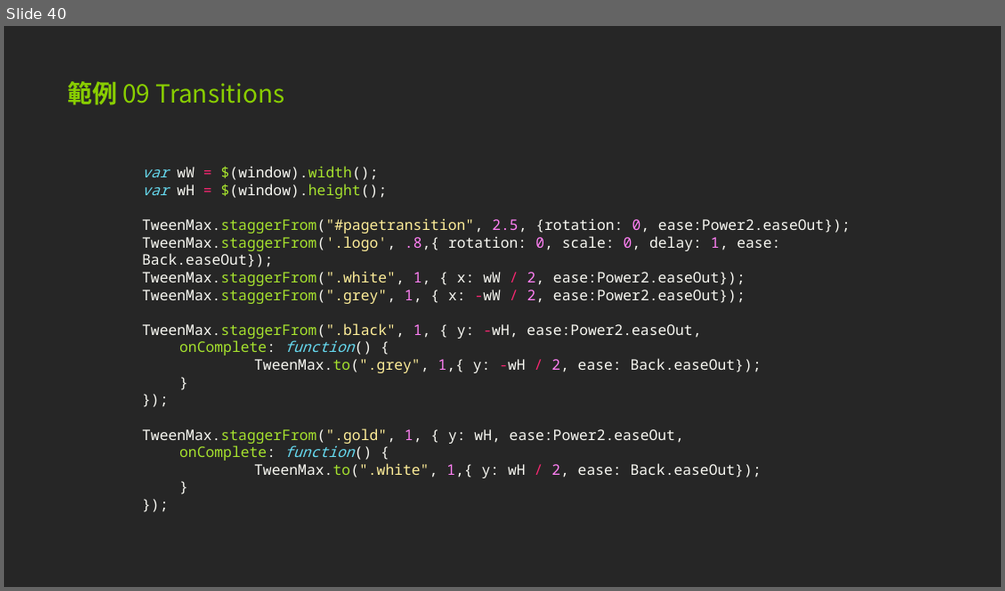
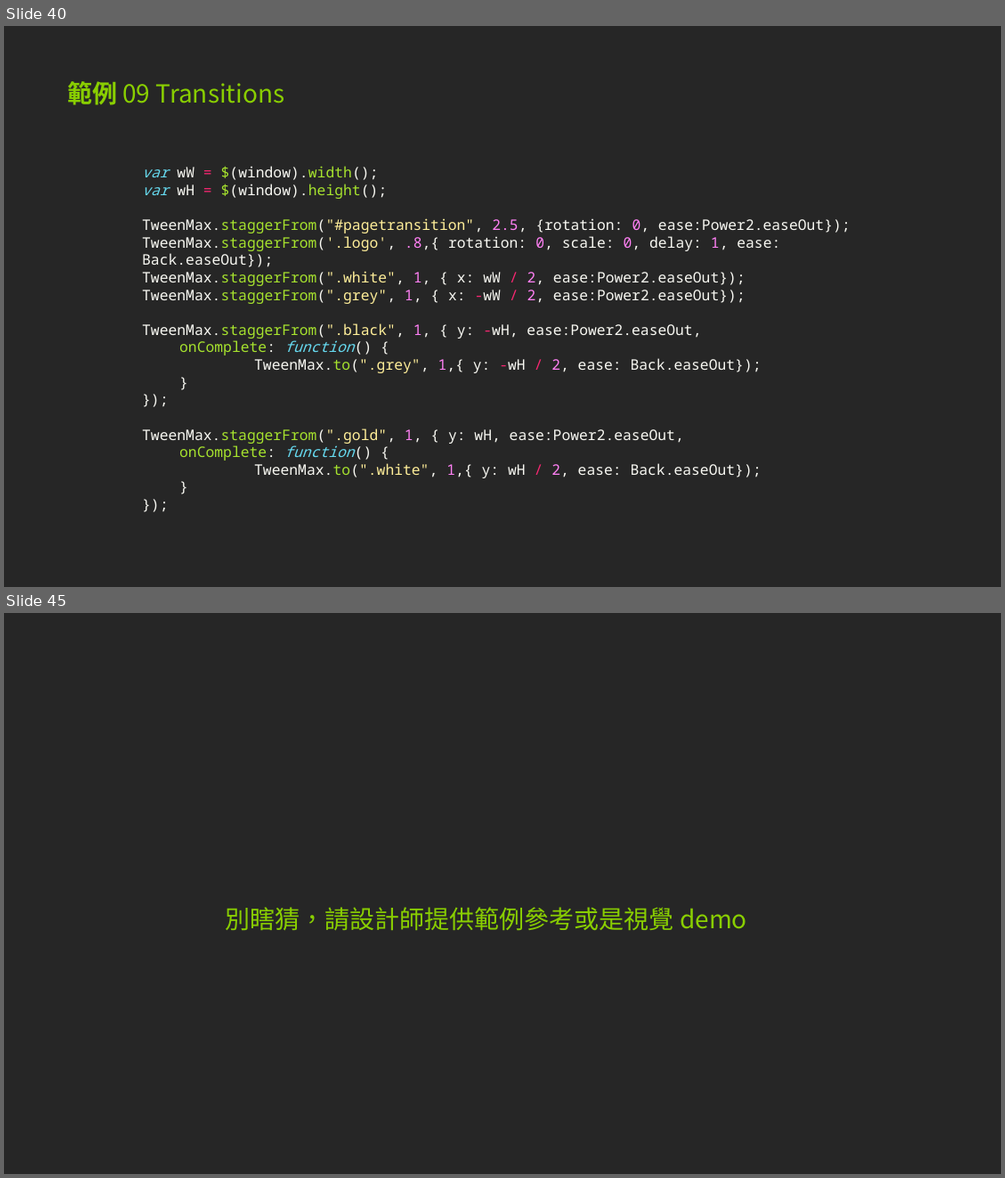
Before and after one commit to pgkusn/TweenMax_course_example, a slide deck: JavaScript ＆ TweenMax 動態特效速成實戰.pptx. Shown one above the other, each under a label of ours: slide 40 before the commit, slides 40 and 45 after it; the slides between them are not shown. The pictures are 1005x591 and 1005x1178 pixels, drawn with LibreOffice and Linux fonts; fonts in the diff are those of the drawing. Boxes give left, top, right and bottom in pixels: in the first picture for what was removed or moved away, otherwise in the second. Text is boxed around its words. In the diff, an @@ line names an element or a change of style, - is before the commit and + after.

```diff
--- a/JavaScript ＆ TweenMax 動態特效速成實戰.pptx
+++ b/JavaScript ＆ TweenMax 動態特效速成實戰.pptx
@@ slide 45 added at box(4, 613, 1001, 1174), background #262626 @@
@@ title added at box(226, 907, 747, 931), 24 pt, text #89CE01 @@
+別瞎猜，請設計師提供範例參考或是視覺 demo
```
Also in this commit, not shown: 13 other slides added.
